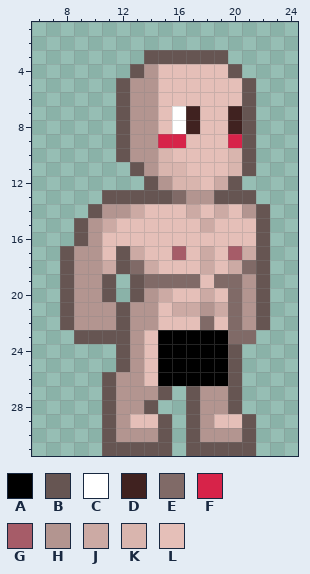
Two states of a pixel-art sprite, app/assets/images/hero/base/male.png. Above, as it was before the edit.
The file is 96x96 pixels, drawn in blocks of 3x3; one block is one cell here. Shown: x 6..24, y 1..31.
Palette (. is transparent): A #000000  B #665552  C #ffffff  D #402220  E #806a67  F #d72349  G #a65c68  H #b39590  J #ccaaa4  K #d9b5ae  L #e5bfb8
Now the later version:
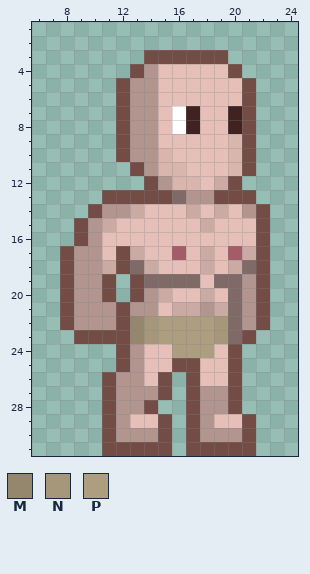
Colours new in this view: M #94876d  N #a6977a  P #ad9e7f
Changes in this commit:
@@ palette @@
-B #665552
+B #734c45
@@ x 13..22 @@
  8 HHLCDLLDB.
- 9 HHFFLLLFB.
+ 9 HHLLLLLKB.
 10 HHKLLLLKB.
@@ x 11..23 @@
 21 HBHHLJJHJEHB.
-22 HBHHLLLELEHB.
-23 BBHLAAAAAEE..
-24 .BHLAAAAAB...
-25 .BHLAAAAAB...
-26 BHHLAAAAAB...
+22 HBMNPPPPNEHB.
+23 BBMNPPPPNEB..
+24 .BHLLPPPLB...
+25 .BHLLBBLLB...
+26 BHHLB.BLLB...
 27 BHHHB.BHHB...
Boxes around the changes in both pictures, in picture pixels (x1, y1, x2, y2):
changed: (60, 50, 270, 456)
